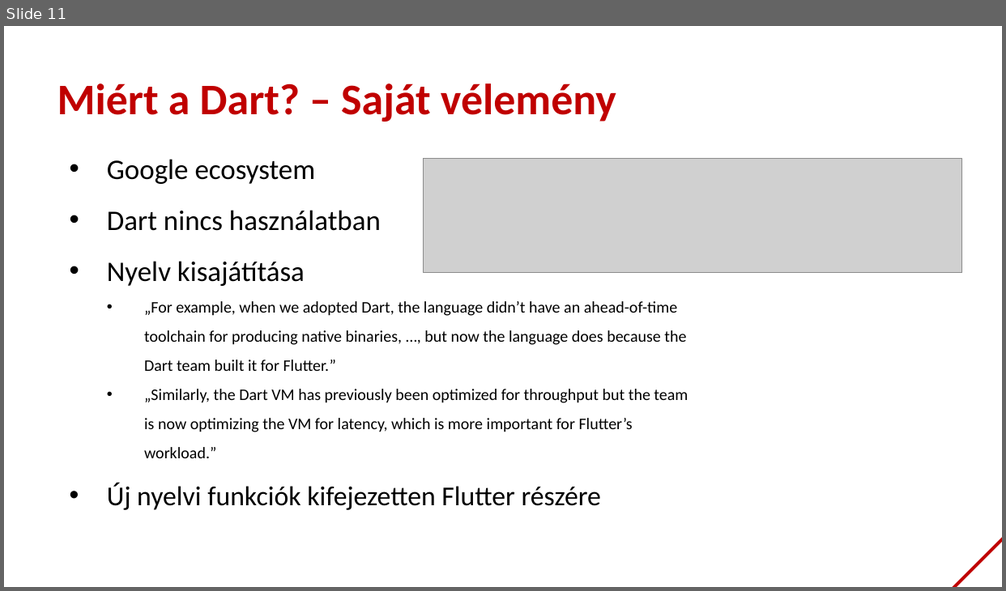
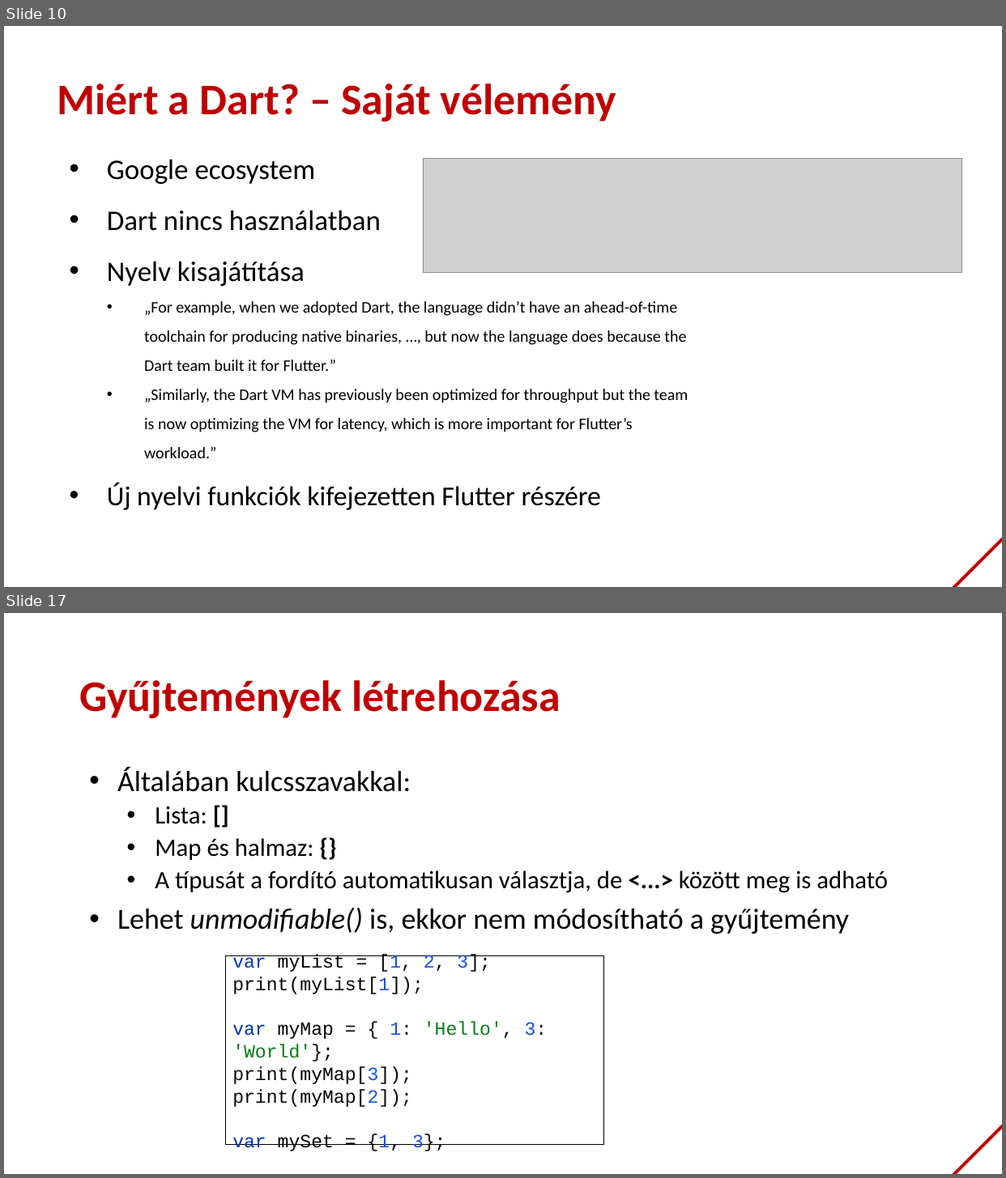
Before and after one commit to bmeaut/VIAUAV45, a slide deck: extras/lecture_01_2021.pptx. Shown one above the other, each under a label of ours: slide 11 before the commit, slides 10 and 17 after it; the slides between them are not shown. The pictures are 1006x591 and 1006x1178 pixels, drawn with LibreOffice and Linux fonts; fonts in the diff are those of the drawing; grey boxes stand for pictures; background and template pictures are left out. Boxes give left, top, right and bottom in pixels: in the first picture for what was removed or moved away, otherwise in the second. Text is boxed around its words. In the diff, an @@ line names an element or a change of style, - is before the commit and + after.

```diff
--- a/extras/lecture_01_2021.pptx
+++ b/extras/lecture_01_2021.pptx
@@ slide 17 added at (4, 613, 1002, 1174), background #FFFFFF; not listed: 1 template element that a slide beside it also shows @@
@@ title added at (80, 680, 560, 718), 42 pt, text #C00000, bold @@
+Gyűjtemények létrehozása
@@ text added at (117, 767, 888, 934), 24 pt, text #000000 @@
+• Általában kulcsszavakkal:
+  • Lista: []
+  • Map és halmaz: {}
+  • A típusát a fordító automatikusan választja, de <...> között meg is adható
+• Lehet unmodifiable() is, ekkor nem módosítható a gyűjtemény
@@ rectangle added at (225, 956, 603, 1145), fill #FFFFFF, outline #000000 0.75 pt, 18 pt, text #080808 @@
+var myList = [1, 2, 3];
+print(myList[1]);
+var myMap = { 1: 'Hello', 3: 'World'};
+print(myMap[3]);
+print(myMap[2]);
+var mySet = {1, 3};
@@ what was slide 11 is now slide 10 @@
```
Also in this commit, not shown: 1 slide changed, 30 other slides added, 1 slide removed.
